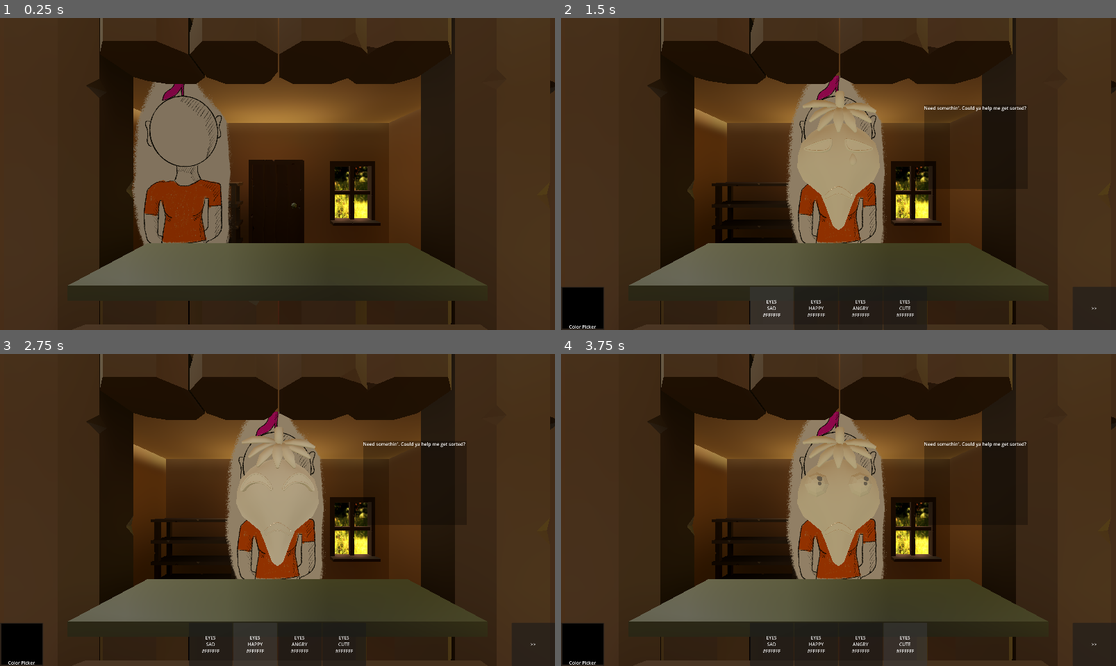
Above: before the commit, frames 1-4 (two rows, left to right).
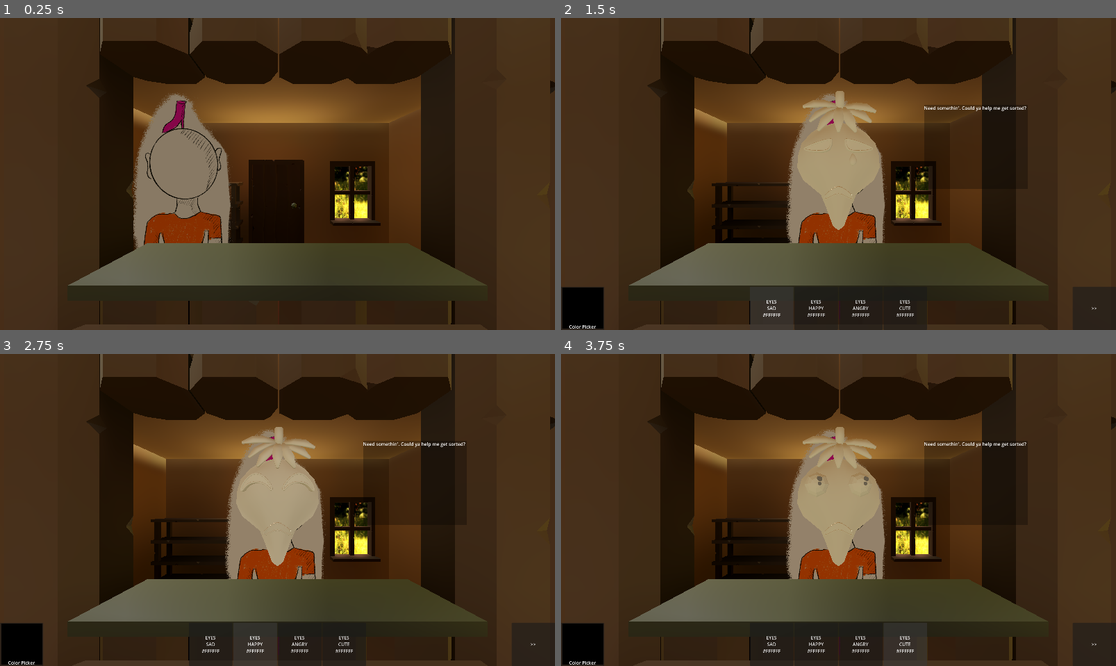
Above: after the commit, the same moments.

Repository: Xzaver/Bausparvertrag-GGJam-2026
Game: Godot game, scene res://game/game.tscn
Same seed, same stepped clock (60 frames per second), same inputs: the game is played once before the commit and once after it.
Inputs:
- Up to frame 1 (0.25 s): no input
- Up to frame 2 (1.5 s): click "EYES SAD #FFFFFF" at 1.25 s
- Up to frame 3 (2.75 s): click "EYES HAPPY #FFFFFF" at 2 s
- Up to frame 4 (3.75 s): click "EYES ANGRY #FFFFFF" at 2.75 s; click "EYES CUTE #FFFFFF" at 3.5 s

The runs differ from the first frame. In frame 1, 4.2% of the frame differs, in the area x 23-42%, y 20-74%; in frame 2, 2.8%; in frame 3, 2.8%; in frame 4, 2.8%.
Error in both runs: Cannot call method 'get_surface_override_material' on a null value. (res://game/maskContructor/maskConstructor.gd:228)

Commit message:
adjusted customer sprite height

Diff:
--- a/game/game.tscn
+++ b/game/game.tscn
@@ -263,6 +263,7 @@
 libraries/ = SubResource("AnimationLibrary_ln7ps")
 
 [node name="Sprite3D" parent="CustomerDoll/Path3D/PathFollow3D" parent_id_path=PackedInt32Array(285034977, 418750148) index="0" unique_id=849827817]
+transform = Transform3D(-6.5567085e-09, 0, 0.15, 0, 0.15, 0, -0.15, 0, -6.5567085e-09, 0, 0.62221193, 0)
 gi_mode = 2
 shaded = true
 
